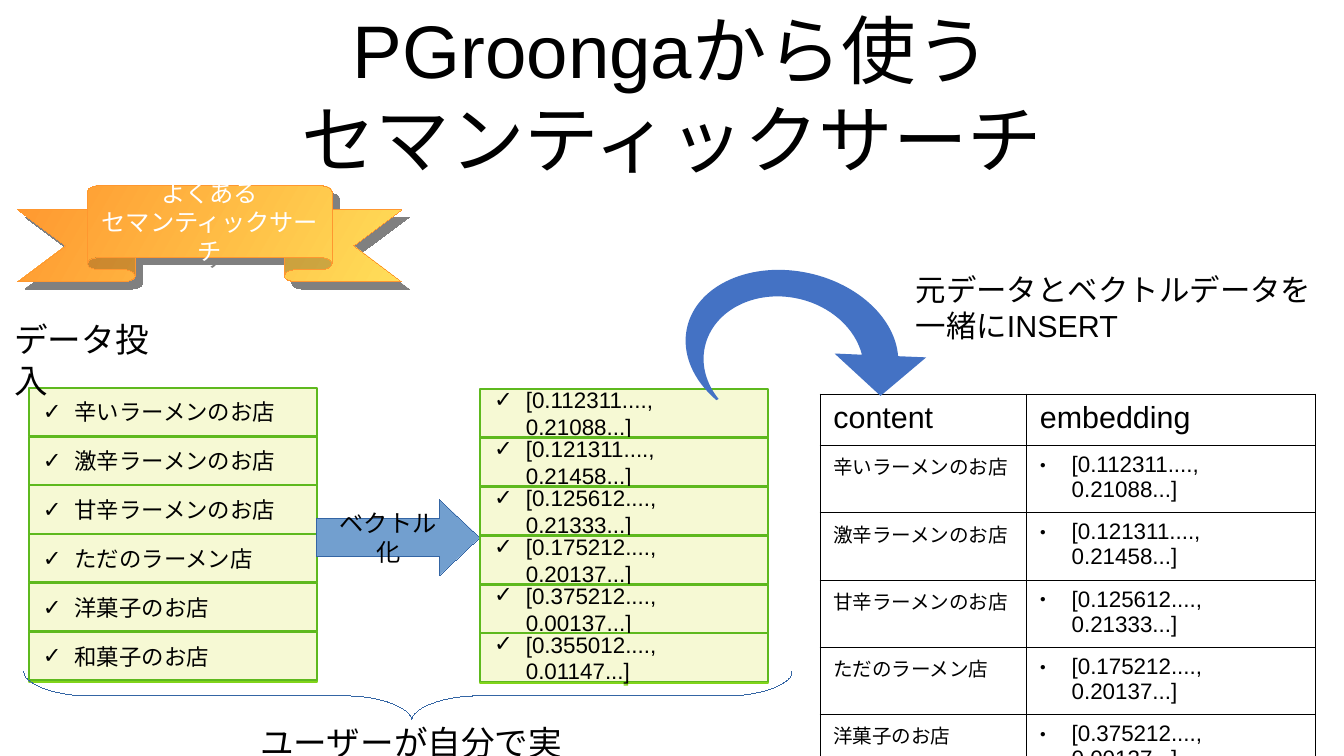
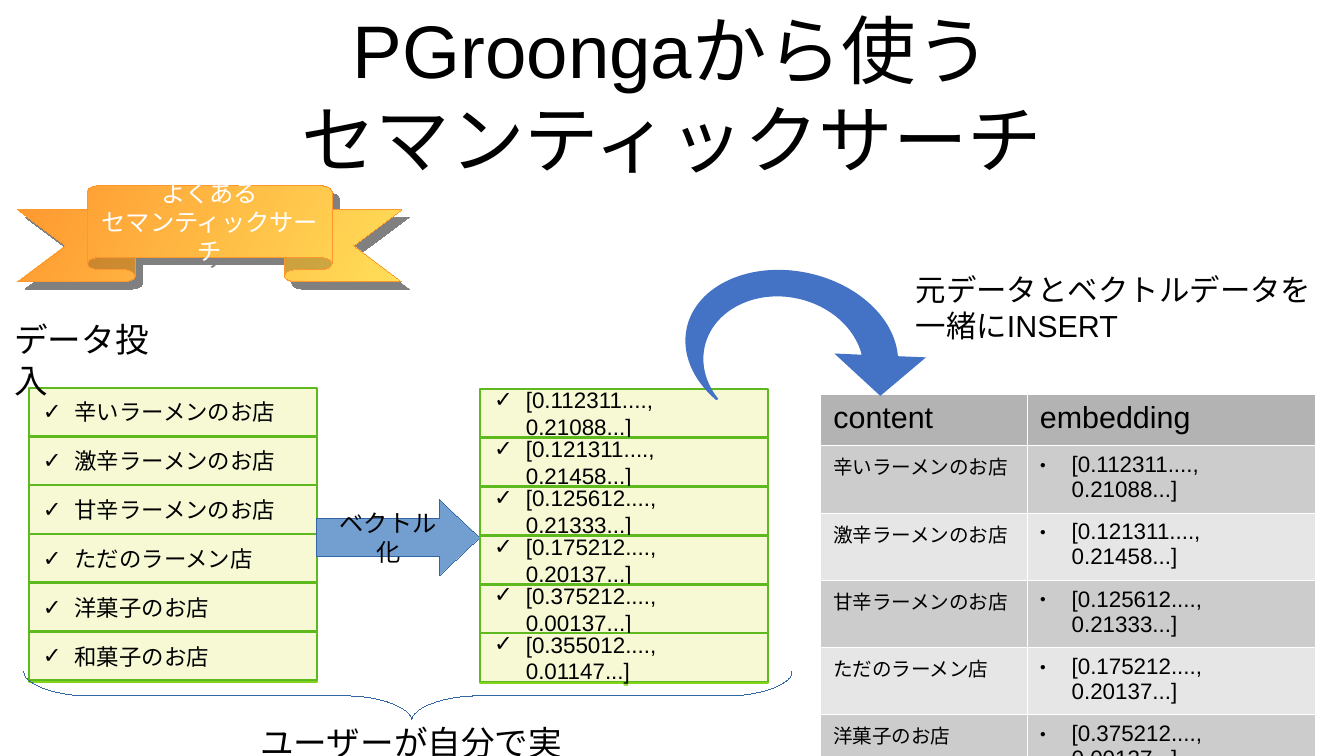
Before and after one commit to komainu8/rabbit-slide-komainu8-postgresql-conference-japan-2025, a slide deck: slide 9 of images.odp (slide 8 before the commit). Drawn at 1344x756 pixels with LibreOffice and Linux fonts; fonts in the diff are those of the drawing. Boxes give left, top, right and bottom in pixels: in the first picture for what was removed or moved away, otherwise in the second. Text is boxed around its words. In the diff, an @@ line names an element or a change of style, - is before the commit and + after.

```diff
--- a/images.odp
+++ b/images.odp
@@ freeform shape at <box>673,250,939,442</box>: outline redrawn @@
@@ table at <box>820,394,1316,756</box> @@
@@ fill none to #B3B3B3 in row 1 @@
@@ fill none to #CCCCCC in 6 cells @@
@@ fill none to #E6E6E6 in 6 cells @@
@@ borders changed @@
```
Also in this commit, not shown: 1 slide added.
